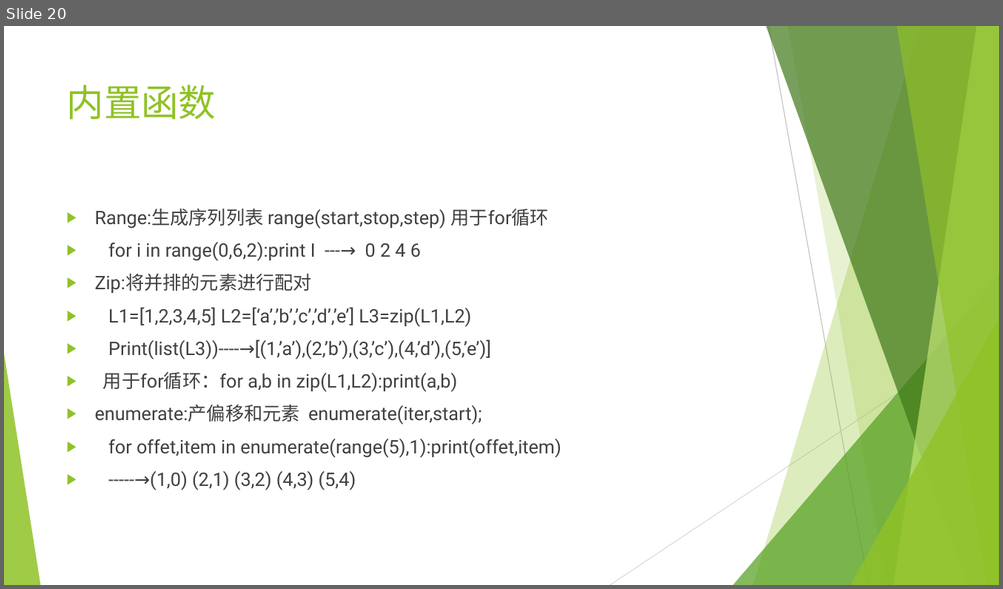
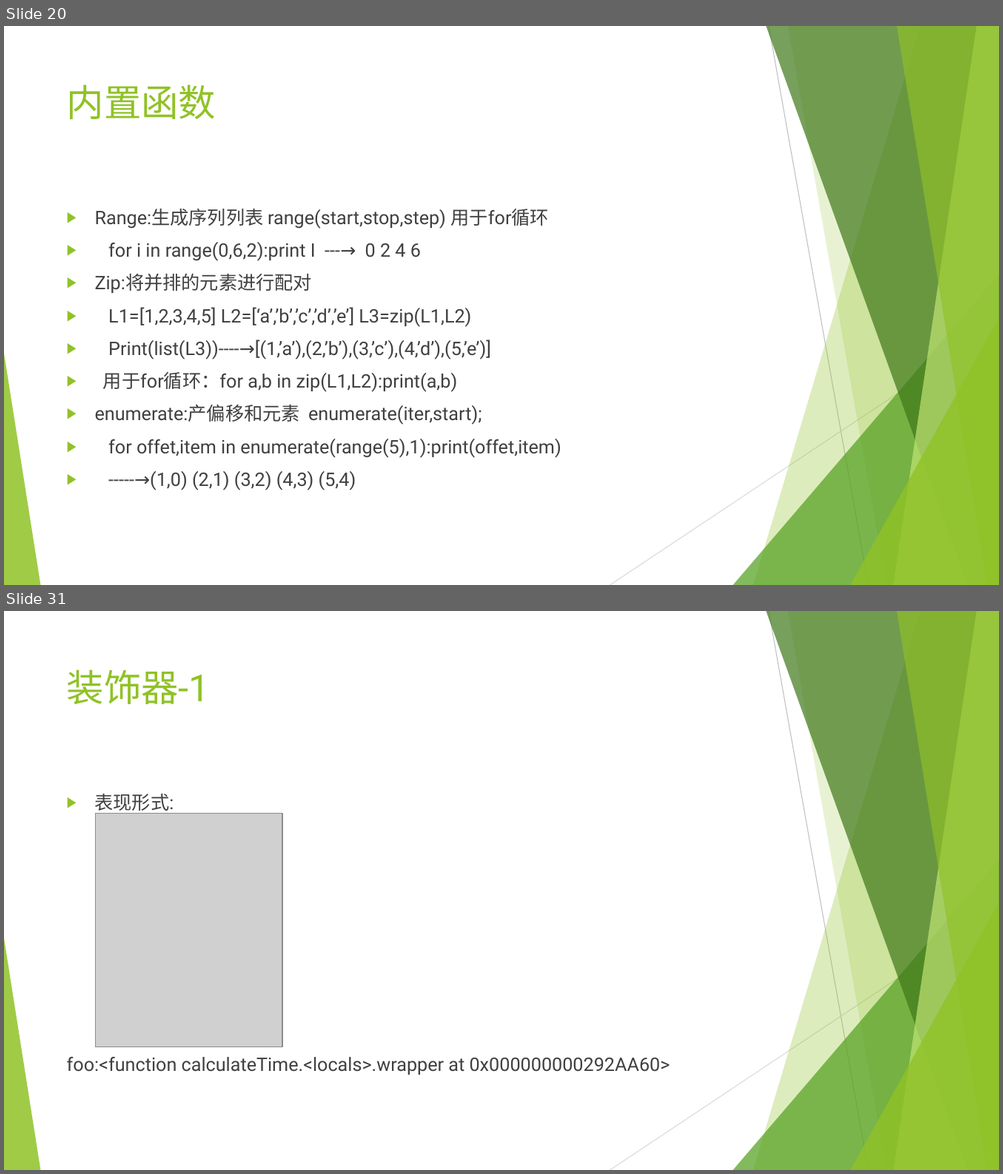
Before and after one commit to mrzhangs1015916/LearnPython, a slide deck: python.pptx. Shown one above the other, each under a label of ours: slide 20 before the commit, slides 20 and 31 after it; the slides between them are not shown. The pictures are 1003x589 and 1003x1174 pixels, drawn with LibreOffice and Linux fonts; fonts in the diff are those of the drawing; grey boxes stand for pictures. Boxes give left, top, right and bottom in pixels: in the first picture for what was removed or moved away, otherwise in the second. Text is boxed around its words. In the diff, an @@ line names an element or a change of style, - is before the commit and + after.

```diff
--- a/python.pptx
+++ b/python.pptx
@@ slide 31 added at (x1=4, y1=611, x2=999, y2=1170), background #FFFFFF; not listed: 10 template elements that a slide beside it also shows @@
@@ title added at (x1=67, y1=669, x2=210, y2=704), 36 pt, text #90C226 @@
+装饰器-1
@@ text added at (x1=67, y1=794, x2=670, y2=1075), 18 pt, text #404040 @@
+▶ 表现形式:
+foo:<function calculateTime.<locals>.wrapper at 0x000000000292AA60>
@@ picture added at (x1=95, y1=814, x2=282, y2=1048) @@
```
Also in this commit, not shown: 12 other slides added, 1 other file.
